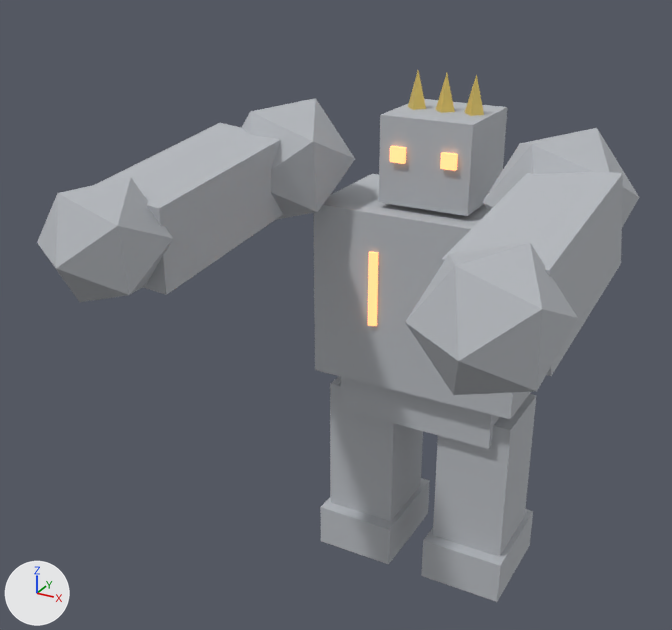
What one commit did to the glTF model assets/animations/wave2/colossus_attack.glb.
Rendered twice from a 50 mm camera at (1.84, -4.52, 3.71) aimed at (-0.2, -0.8, 1.85). Every picture has the same lights, and +X, +Y and +Z are marked at lower left. The older version comes first. Where no turn or scale is listed for an object, it has been applied to the vertices.

The scene before the commit, as lines of its bpy script (objects in view):
```python
me_cube_148 = bpy.data.meshes.new('Cube.148')
me_cube_148.from_pydata(...)  # a box spanning x -0.59..0.59, y -0.35..0.35, z -0.5..0.5
me_cube_148.materials.append(mat_stone)  # light grey #b8bbc0
ob_arm_l = bpy.data.objects.new('arm_l', None)
ob_arm_l.parent = ob_torso
ob_arm_l.location = (-0.747, 0.0145, 1.511)
ob_arm_l.rotation_euler = (-1.471, 0.0, 0.0)  # degrees (-84, 0, 0)
ob_arm_r = bpy.data.objects.new('arm_r', None)
ob_arm_r.parent = ob_torso
ob_arm_r.location = (0.747, 0.0145, 1.511)
ob_arm_r.rotation_euler = (-1.471, 0.0, 0.0)  # degrees (-84, 0, 0)
ob_torso_004 = bpy.data.objects.new('torso.004', me_cube_148)
ob_torso_004.location = (0.0, 0.0, 1.747)
# also in view: 'arm_l.006' at (-0.86, -1.02, 2.4); 'fist_l.001' at (-0.88, -1.65, 2.38); 'foot_l.004' at (-0.35, 0.0, 0.13); 'fist_r.001' at (0.88, -1.65, 2.38); 'arm_r.006' at (0.86, -1.02, 2.4)
```
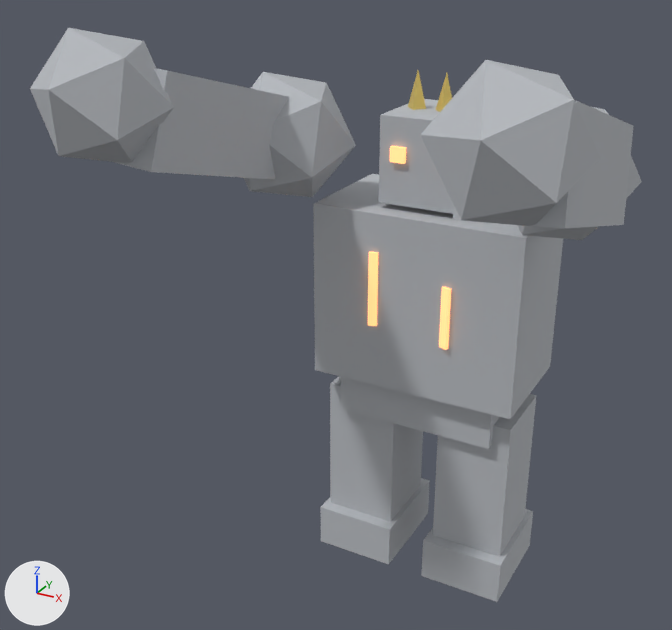
ob_arm_l is not drawn itself; it is the parent of ob_arm_l_006, ob_lower_arm_l, ob_shoulder_l_002.
ob_arm_r is not drawn itself; it is the parent of ob_arm_r_006, ob_lower_arm_r, ob_shoulder_r_002.

What changed in the scene script:
```text
Change ob_arm_l:
    ob_arm_l.rotation_euler: (-1.471, 0.0, 0.0) -> (-1.839, 0.0, 0.0)  # degrees (-84, 0, 0) -> degrees (-105, 0, 0)
Change ob_arm_r:
    ob_arm_r.rotation_euler: (-1.471, 0.0, 0.0) -> (-1.839, 0.0, 0.0)  # degrees (-84, 0, 0) -> degrees (-105, 0, 0)
```

What differs and where, as boxes (x1, y1, x2, y2) in the pictures (672 x 630 px):
'fist_r.001', turned: before (405, 243, 578, 395); after (421, 60, 601, 227)
'fist_l.001', turned: before (37, 177, 173, 302); after (30, 28, 174, 163)
'arm_l.006', turned: before (95, 123, 283, 295); after (115, 68, 289, 180)
'arm_r.006', turned: before (441, 172, 623, 376); after (453, 101, 634, 228)
'shoulder_l.002', turned: before (241, 98, 355, 220); after (244, 72, 356, 197)
'shoulder_r.002', turned: before (482, 128, 639, 227); after (517, 107, 642, 240)
